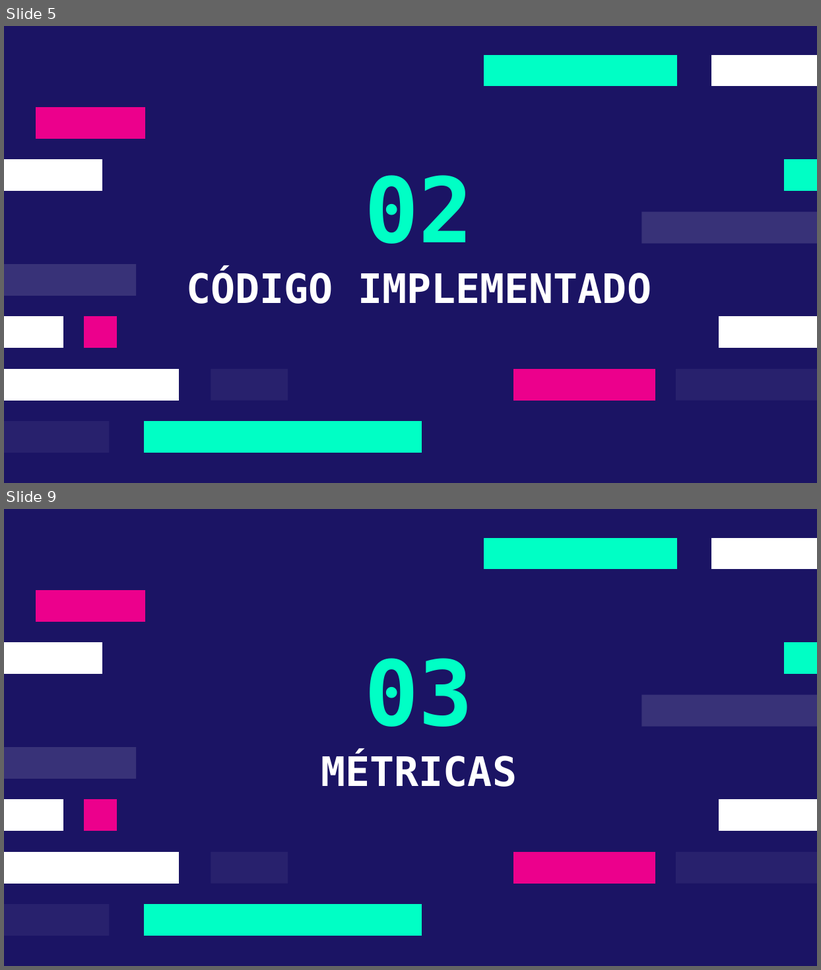
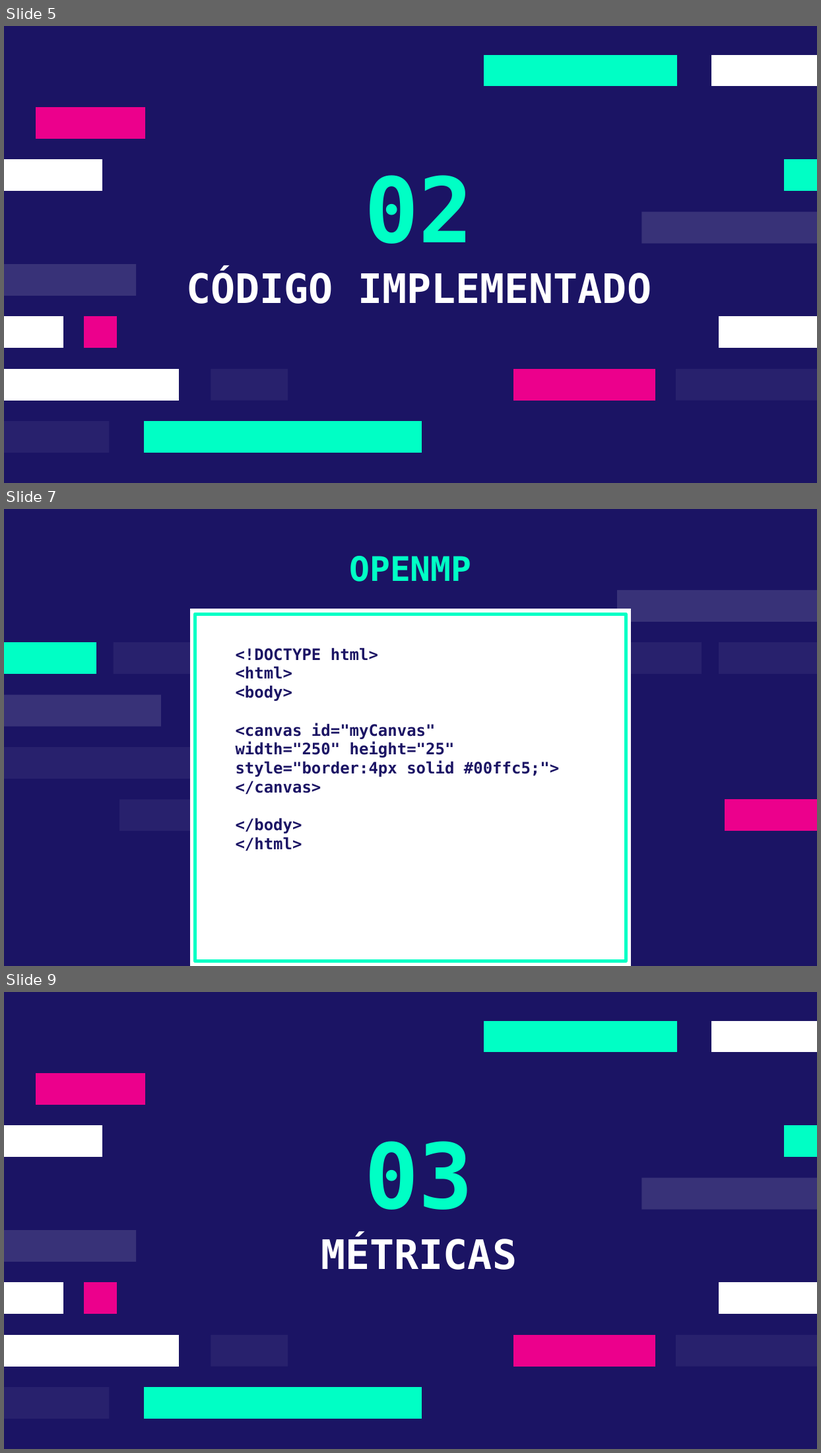
Before and after one commit to juandiegovqdev/P2-ASD, a slide deck: P2-ASD.pptx. Shown one above the other, each under a label of ours: slides 5 and 9 before the commit, slides 5, 7 and 9 after it; the slides between them are not shown. The pictures are 821x970 and 821x1453 pixels, drawn with LibreOffice and Linux fonts; fonts in the diff are those of the drawing. Boxes give left, top, right and bottom in pixels: in the first picture for what was removed or moved away, otherwise in the second. Text is boxed around its words. In the diff, an @@ line names an element or a change of style, - is before the commit and + after.

```diff
--- a/P2-ASD.pptx
+++ b/P2-ASD.pptx
@@ slide 7 added at (x1=4, y1=509, x2=817, y2=966), background #1B1464 @@
@@ title added at (x1=349, y1=556, x2=471, y2=582), 30 pt, text #00FFC5, bold @@
+OPENMP
@@ freeform shape added at (x1=617, y1=590, x2=817, y2=622), fill #FFFFFF at 13% opacity @@
@@ freeform shape added at (x1=190, y1=609, x2=631, y2=966), fill #FFFFFF @@
@@ freeform shape added at (x1=195, y1=614, x2=626, y2=962), outline #00FFC5 3 pt @@
@@ freeform shape added at (x1=4, y1=642, x2=96, y2=674), fill #00FFC5 @@
@@ freeform shape added at (x1=113, y1=642, x2=211, y2=674), fill #FFFFFF at 6% opacity @@
@@ freeform shape added at (x1=491, y1=642, x2=702, y2=674), fill #FFFFFF at 6% opacity @@
@@ freeform shape added at (x1=719, y1=642, x2=817, y2=674), fill #FFFFFF at 6% opacity @@
@@ text added at (x1=236, y1=648, x2=559, y2=852), 14 pt, text #1B1464, bold @@
+<!DOCTYPE html>
+<html>
+<body>
+<canvas id="myCanvas"
+width="250" height="25"
+style="border:4px solid #00ffc5;">
+</canvas>
+</body>
+</html>
@@ freeform shape added at (x1=4, y1=695, x2=161, y2=727), fill #FFFFFF at 13% opacity @@
@@ freeform shape added at (x1=4, y1=747, x2=204, y2=779), fill #FFFFFF at 6% opacity @@
@@ freeform shape added at (x1=120, y1=799, x2=218, y2=831), fill #FFFFFF at 6% opacity @@
@@ freeform shape added at (x1=725, y1=799, x2=817, y2=831), fill #EC008C @@
```
Also in this commit, not shown: 3 slides changed, 1 slide removed, 14 other files.
